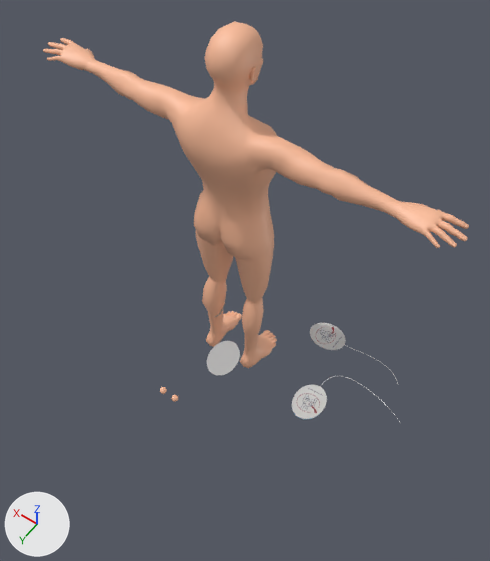
What one commit did to the Blender file 3D/人體和貼片.blend.
The view is the same before and after, from a 50 mm lens placed at (-11.4, 14.7, 29.6), pointed at (-1.5, 0.8, 7.9). The lights are fixed; the arrows at lower left show +X, +Y and +Z.

In view in the first picture: 'BaseMesh_Man_Simple_Body', 'NURBS 路径', 'NURBS 路径.001', '右側', '左側', '柱体.001'.
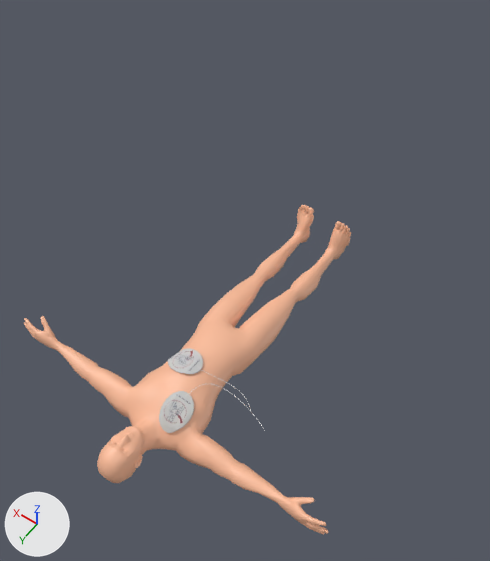
Location of each change, (x1, y1, x2, y2) in pixels of the pictures (490 x 561 px):
```json
{"object": "BaseMesh_Man_Simple_Body", "change": "moved, turned", "before": [43, 22, 469, 368], "after": [24, 205, 351, 534]}
{"object": "右側", "change": "moved, turned", "before": [292, 385, 327, 420], "after": [159, 391, 194, 433]}
{"object": "左側", "change": "moved, turned", "before": [310, 323, 346, 350], "after": [168, 348, 203, 374]}
{"object": "柱体.001", "change": "moved, turned", "before": [207, 341, 241, 375], "after": [176, 410, 194, 431]}
{"object": "BaseMesh_Man_Simple_EyeCornea", "change": "moved, turned", "before": [160, 387, 178, 402], "after": [112, 441, 128, 453]}
{"object": "NURBS 路径", "change": "moved, turned", "before": [320, 376, 400, 422], "after": [189, 384, 265, 431]}
{"object": "NURBS 路径.001", "change": "moved, turned", "before": [345, 345, 398, 384], "after": [202, 370, 251, 411]}
{"object": "柱体.002", "change": "modifiers changed, moved, turned", "before": [215, 304, 225, 317], "after": [168, 356, 203, 374]}
```

The change, as JSON lines over the scene's bpy script:
```json
{"op": "set", "path": "ob_basemesh_man_simple_body.location", "old": "(0.01, 0.0, 0.03)", "new": "(0.01, -8.74, 0.54)"}
{"op": "set", "path": "ob_basemesh_man_simple_body.rotation_euler", "old": "(1.571, 0.0, 0.0)", "new": "(0.0401, 0.0, 0.0)", "note": "degrees (90, 0, 0) -> degrees (2.3, 0, 0)"}
{"op": "set", "path": "ob_右側.location", "old": "(-5.47, 1.64, 3.12)", "new": "(-0.77, 5.08, 3.12)"}
{"block": "ob_柱体_002", "where": "_m = ob_柱体_002.modifiers.new('缩裹', 'SHRINKWRAP')"}
{"op": "set", "path": "_m.wrap_method", "old": "'TARGET_PROJECT'", "new": "'PROJECT'"}
{"block": "ob_柱体_002", "where": "_m = ob_柱体_002.modifiers.new('缩裹', 'SHRINKWRAP')"}
{"op": "set", "path": "_m.offset", "old": "0.47", "new": "0.26"}
{"block": "ob_柱体_002", "where": "_m = ob_柱体_002.modifiers.new('缩裹', 'SHRINKWRAP')"}
{"op": "add", "block": "ob_柱体_002", "code": "_m.use_negative_direction = True"}
{"op": "add", "block": "ob_柱体_002", "code": "_m.use_positive_direction = False"}
{"op": "set", "path": "ob_左側.location", "old": "(-4.19, -2.1, 2.51)", "new": "(0.41, 2.96, 3.46)"}
{"op": "set", "path": "ob_nurbs_路径.location", "old": "(-4.365, 0.712, 4.844)", "new": "(-4.369, 0.73, 4.267)"}
{"op": "set", "path": "ob_nurbs_路径_001.location", "old": "(-1.51, -0.728, 2.711)", "new": "(-1.455, -0.719, 1.924)"}
```
